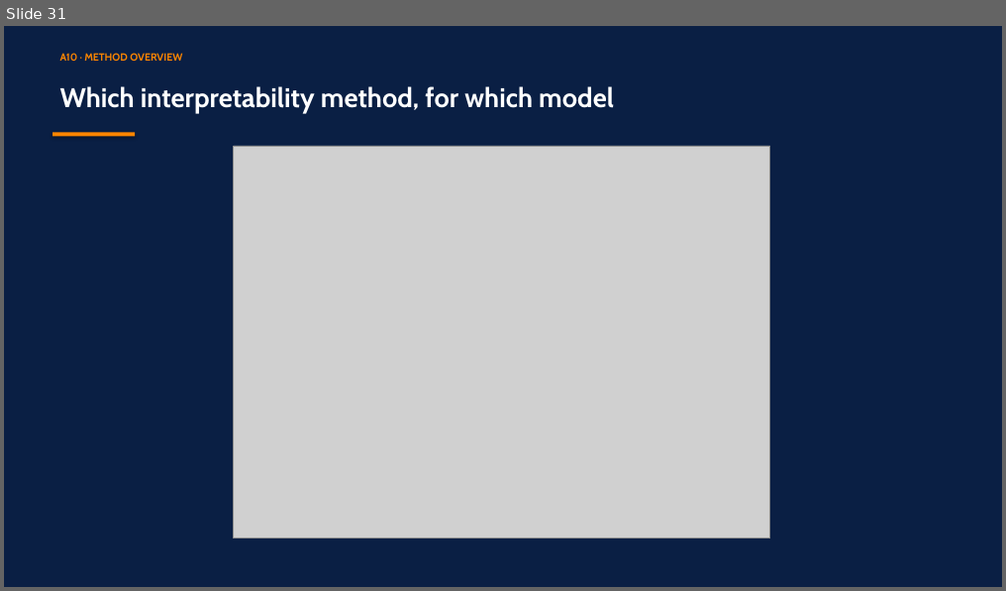
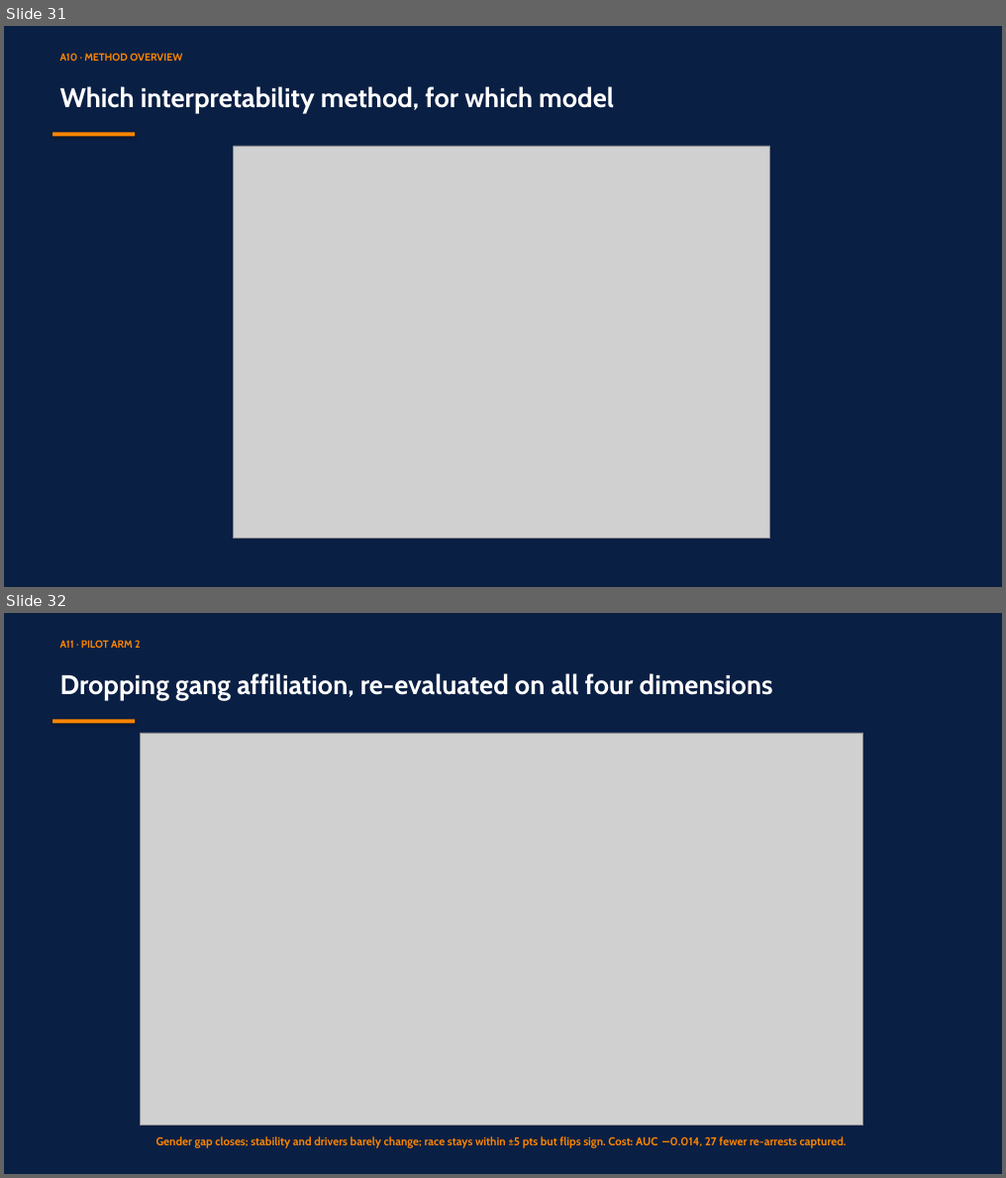
Before and after one commit to RyanBalech/recidivism-forecasting-analysis, a slide deck: reports/ISAF_Recidivism_Presentation.pptx. Shown one above the other, each under a label of ours: slide 31 before the commit, slides 31 and 32 after it. The pictures are 1006x591 and 1006x1178 pixels, drawn with LibreOffice and Linux fonts; fonts in the diff are those of the drawing; grey boxes stand for pictures. Boxes give left, top, right and bottom in pixels: in the first picture for what was removed or moved away, otherwise in the second. Text is boxed around its words. In the diff, an @@ line names an element or a change of style, - is before the commit and + after.

```diff
--- a/reports/ISAF_Recidivism_Presentation.pptx
+++ b/reports/ISAF_Recidivism_Presentation.pptx
@@ slide 32 added at (4, 613, 1002, 1174), background #0A1F44 @@
@@ text added at (60, 640, 141, 648), 10 pt, text #FB8500, bold @@
+A11 · PILOT ARM 2
@@ text added at (60, 673, 773, 700), 26 pt, text #FFFFFF, bold @@
+Dropping gang affiliation, re-evaluated on all four dimensions
@@ rectangle added at (53, 719, 135, 724), fill #FB8500 @@
@@ picture added at (141, 733, 863, 1126) @@
@@ text added at (156, 1137, 846, 1149), 11 pt, text #FB8500, bold @@
+Gender gap closes; stability and drivers barely change; race stays within ±5 pts but flips sign. Cost: AUC −0.014, 27 fewer re-arrests captured.
```
Also in this commit, not shown: 3 slides changed, 2 other files.
